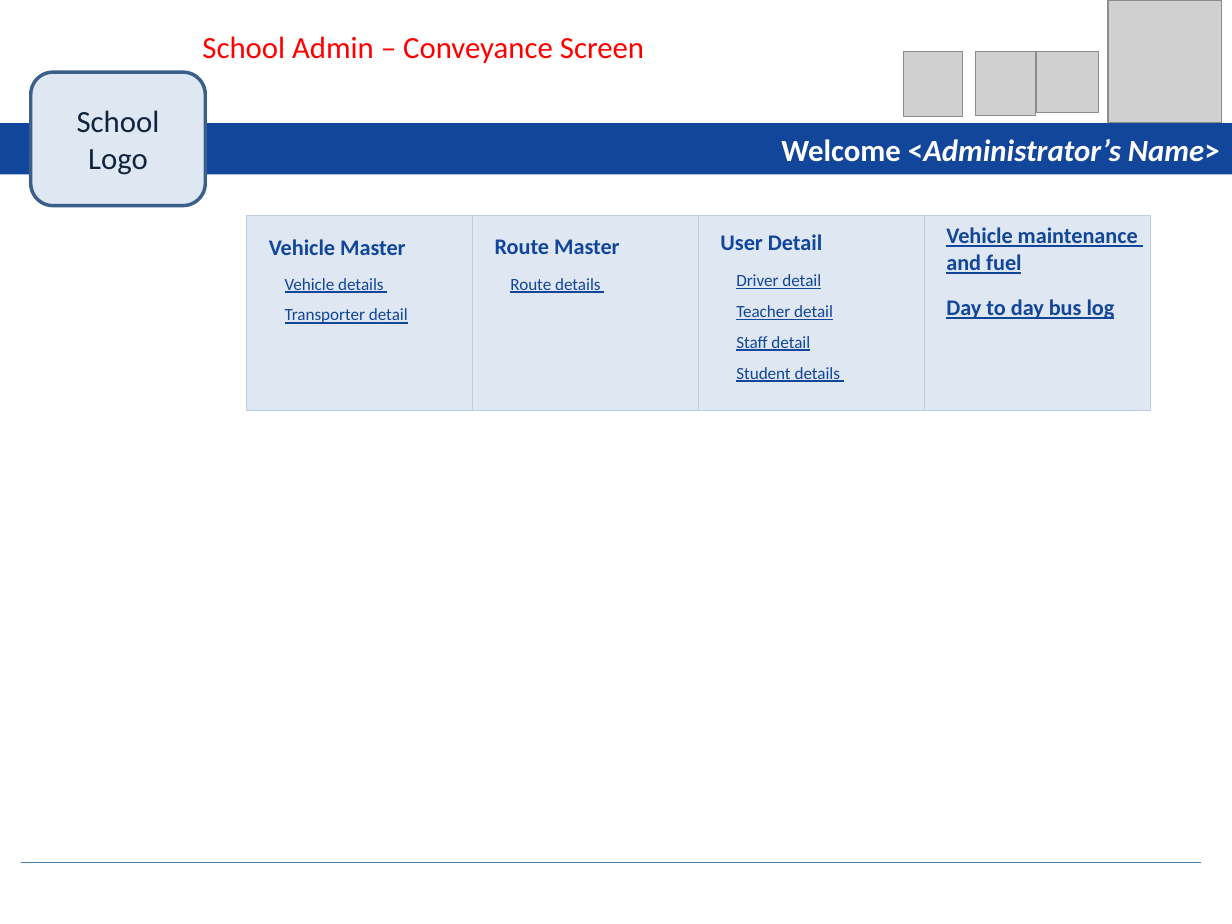
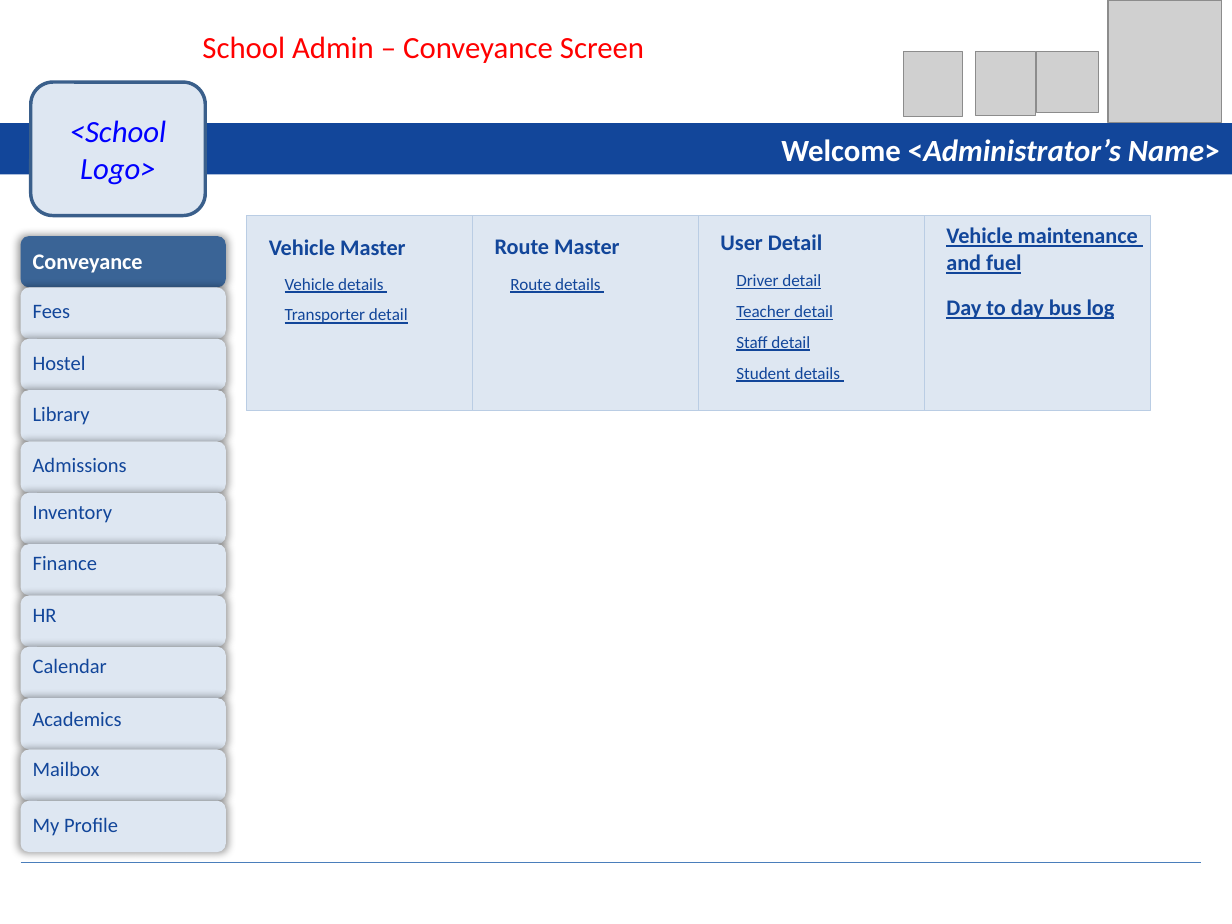
Before and after one commit to prashantking187/schoolerprepo, a slide deck: slide 6 of branches/Design/ERP Final.pptx. Drawn at 1232x924 pixels with LibreOffice and Linux fonts; fonts in the diff are those of the drawing; grey boxes stand for pictures. Boxes give left, top, right and bottom in pixels: in the first picture for what was removed or moved away, otherwise in the second. Text is boxed around its words. In the diff, an @@ line names an element or a change of style, - is before the commit and + after.

```diff
--- a/branches/Design/ERP Final.pptx
+++ b/branches/Design/ERP Final.pptx
@@ rounded rectangle "<School Logo>" moved from (x1=31, y1=73, x2=206, y2=206) to (x1=31, y1=83, x2=206, y2=216) @@
@@ text in rounded rectangle at (x1=70, y1=120, x2=167, y2=185): text changed; text colour #0F243E to #0000FF; italic on @@
-School Logo
+<School Logo>
@@ group added at (x1=21, y1=237, x2=227, y2=853): 12 rounded rectangles, 12 texts @@
+Conveyance
+Library
+Fees
+Hostel
+Inventory
+Finance
+HR
+Academics
+Calendar
+Mailbox
+Admissions
+My Profile
```
Also in this commit, not shown: 3 other slides changed, 2 slides added.
